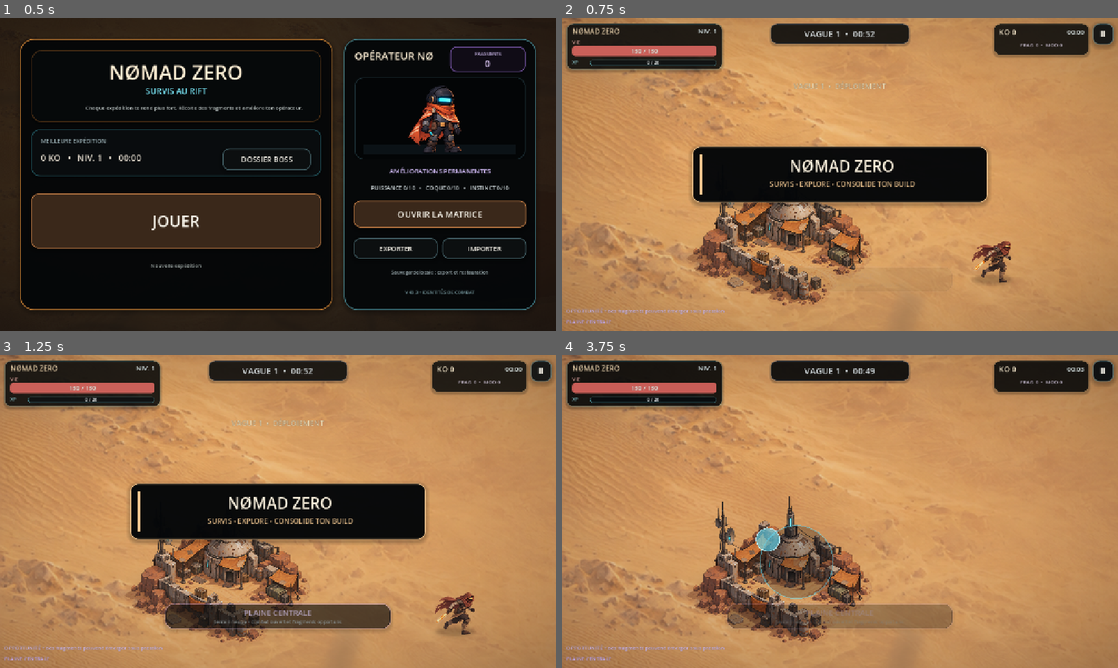
Above: before the commit, frames 1-4 (two rows, left to right).
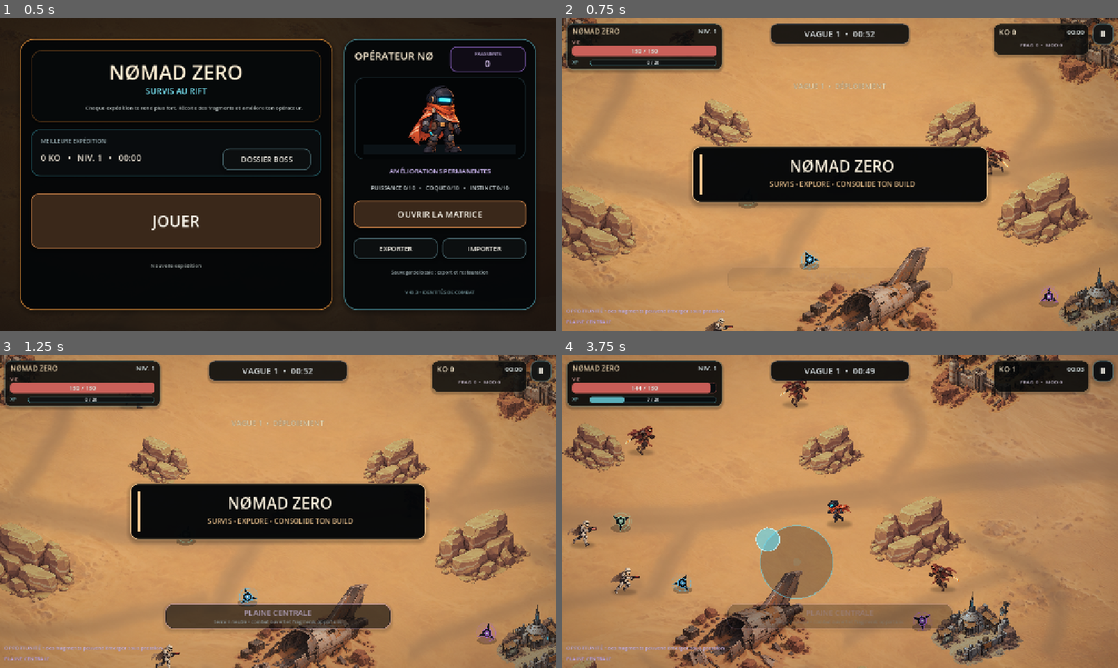
Above: after the commit, the same moments.

Repository: Zorvax-Dev/Nomad-Zero-Dev
Game: Godot game, scene res://Main.tscn
Two runs of this game, one before a commit and one after it. Both use one fixed random seed, a clock stepped at 60 frames per second and the inputs below.
Inputs (mouse positions are in pixels of both pictures, inside the frame that each line leads up to):
- Up to frame 1 (0.5 s): no input
- Up to frame 2 (0.75 s): click "JOUER" at 0.5 s
- Up to frame 3 (1.25 s): no input
- Up to frame 4 (3.75 s): move the mouse to (962, 495) at 1.27 s; hold D (move_right) 1.28-2 s; tap Q at 1.35, 2.85 s; click (962, 495) at 1.42 s; drag from (728, 527) to (812, 574) at 2.02 s; move the mouse to (895, 442) at 2.77 s; hold D (move_right) 2.78-3.5 s; drag from (812, 574) to (673, 464) at 3.52 s

Frame 1 is identical in both runs. In frame 2, 22% of the frame differs, in the area x 0-100%, y 0-100%; in frame 3, 21%; in frame 4, 29%.
Error before the commit: Invalid access to property or key 'dodged' on a base object of type 'CharacterBody2D (NomadPlayer)'. (res://scripts/main.gd:2333)

Commit message:
V49.4: remove obsolete dash dodge feedback

Diff:
--- a/scripts/main.gd
+++ b/scripts/main.gd
@@ -2330,7 +2330,6 @@
 	player.global_position = StylizedWorld.PLAYER_START
 	player.died.connect(_on_player_died)
 	player.damaged.connect(_on_player_damaged)
-	player.dodged.connect(_on_player_dodged)
 	world_entities.add_child(player)
 	world_camera = Camera2D.new()
 	world_camera.position_smoothing_enabled = true
@@ -3338,13 +3337,6 @@
 	_shake(6.4 if heavy_hit else 5.0, 0.17 if heavy_hit else 0.14)
 	_haptic(42 if heavy_hit else 30, 0.58 if heavy_hit else 0.48, 0.11)
 
-func _on_player_dodged(world_position: Vector2, amount: float) -> void:
-	# A dash that actually crosses a hostile hit gets explicit feedback.
-	_spawn_combat_text(world_position + Vector2(0.0, -62.0), "ESQUIVE", Color("a9f6ff"), 18)
-	_spawn_combat_sparks(world_position, Color("88efff"), 3, 0.82)
-	if is_instance_valid(player) and amount >= player.max_health * 0.10:
-		_haptic(12, 0.24, 0.08)
-
 func _grant_boss_reward(boss_kind: String) -> String:
 	var reward: String = ""
 	match boss_kind:
